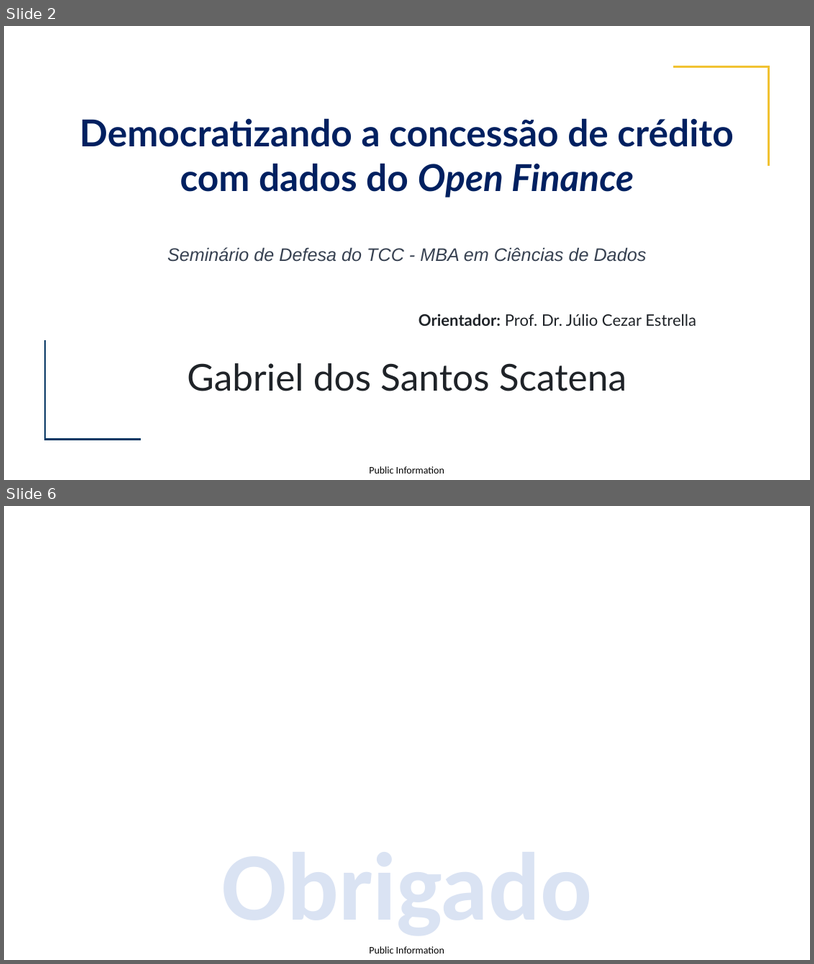
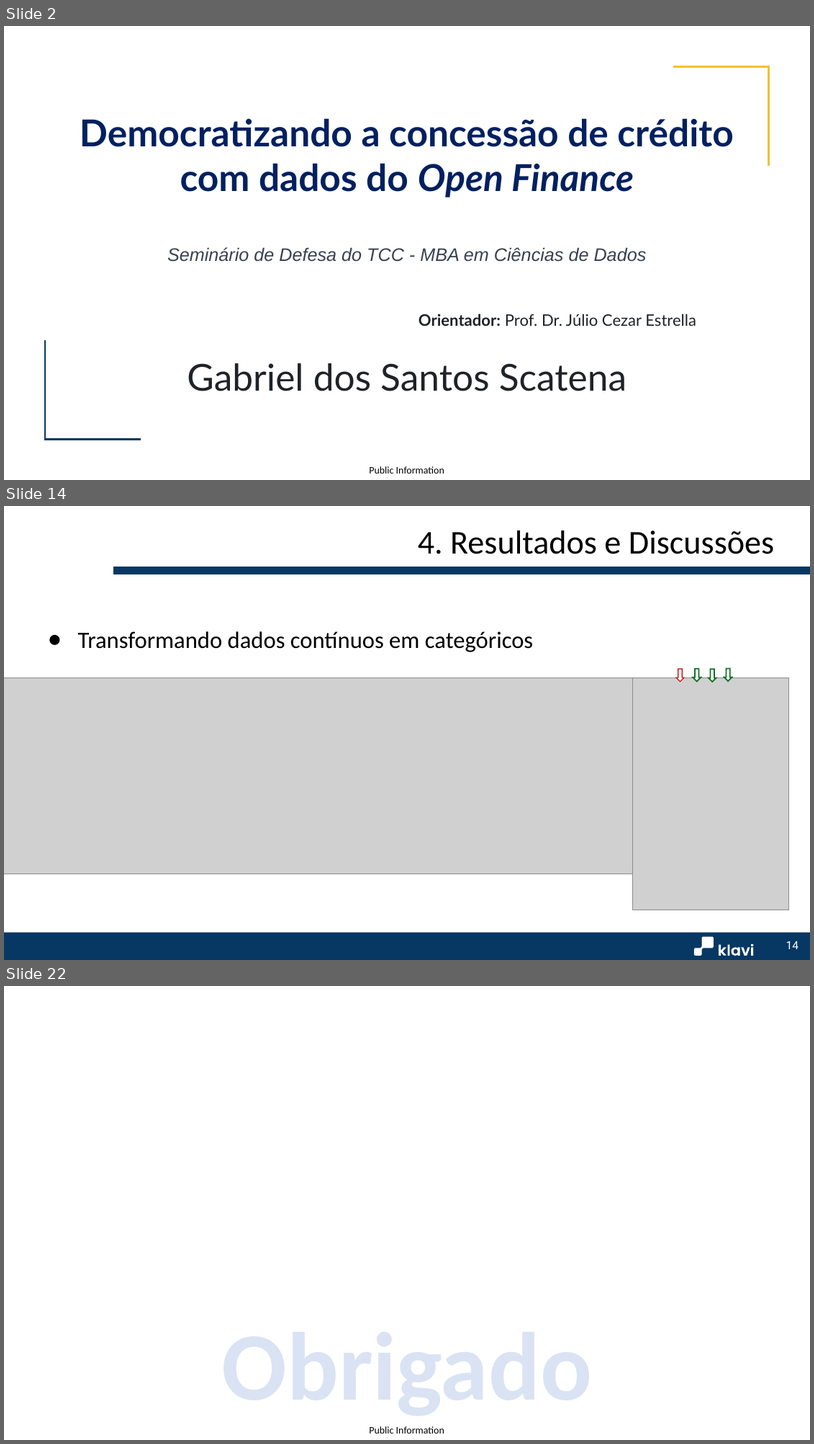
Before and after one commit to gabrielscatena/TCC_MBA_USP_2024, a slide deck: TemplateTCC_GabrielScatena.pptx. Shown one above the other, each under a label of ours: slides 2 and 6 before the commit, slides 2, 14 and 22 after it; the slides between them are not shown. The pictures are 814x964 and 814x1444 pixels, drawn with LibreOffice and Linux fonts; fonts in the diff are those of the drawing; grey boxes stand for pictures; background and template pictures are left out. Boxes give left, top, right and bottom in pixels: in the first picture for what was removed or moved away, otherwise in the second. Text is boxed around its words. In the diff, an @@ line names an element or a change of style, - is before the commit and + after.

```diff
--- a/TemplateTCC_GabrielScatena.pptx
+++ b/TemplateTCC_GabrielScatena.pptx
@@ slide 14 added at (4,506,810,960), background #FFFFFF @@
@@ title added at (418,530,774,554), 39.6 pt, text #000000 @@
+4. Resultados e Discussões
@@ rectangle added at (113,566,810,575), fill #073763, outline #FFFFFF 0.75 pt @@
@@ text added at (78,631,533,652), 28 pt, text #000000 @@
+● Transformando dados contínuos em categóricos
@@ picture added at (4,678,661,874) @@
@@ picture added at (633,678,790,909) @@
@@ down arrow added at (676,669,684,682), fill #FFFFFF, outline #C00000 1 pt @@
@@ down arrow added at (694,669,702,682), fill #FFFFFF, outline #137125 1.5 pt @@
@@ down arrow added at (709,669,717,682), fill #FFFFFF, outline #137125 1.5 pt @@
@@ down arrow added at (725,668,733,681), fill #FFFFFF, outline #137125 1.5 pt @@
@@ rectangle added at (4,932,810,960), fill #073763 @@
@@ group added at (694,936,754,955): 6 freeform shapes, 1 ellipse @@
@@ page number added at (787,941,800,949), 13.3 pt, text #FFFFFF @@
+14
@@ what was slide 6 is now slide 22 @@
```
Also in this commit, not shown: 20 other slides added, 3 slides removed.
